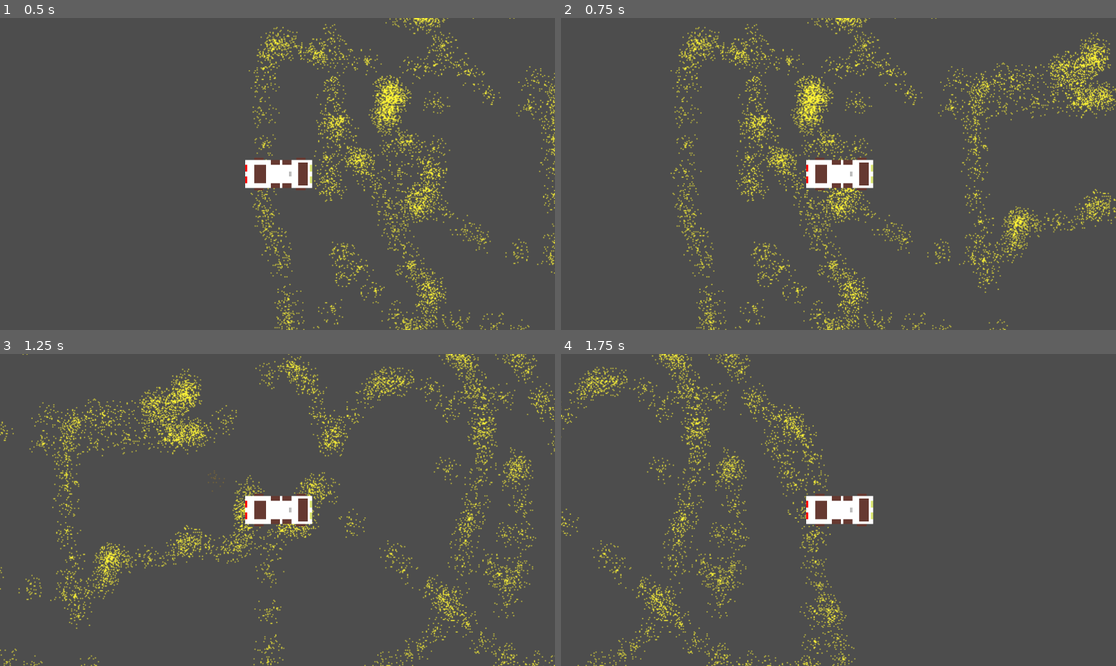
Above: before the commit, frames 1-4 (two rows, left to right).
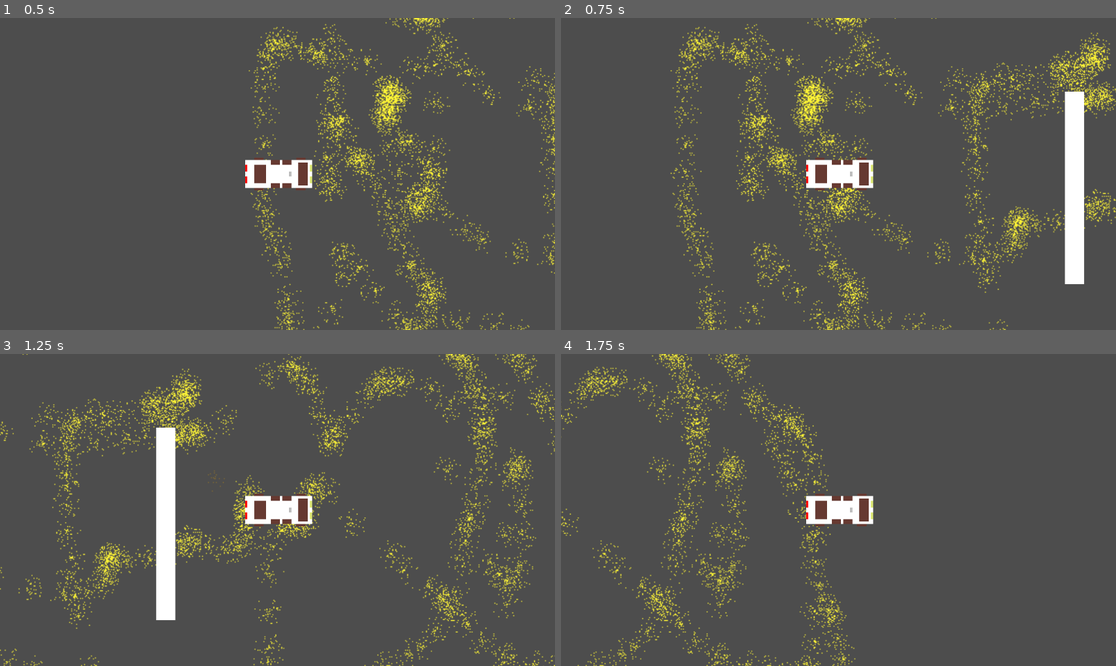
Above: after the commit, the same moments.

Repository: joyel24/TopDownCar
Game: Godot game, scene res://world.tscn
Same seed, same stepped clock (60 frames per second), same inputs: the game is played once before the commit and once after it.
Inputs:
- Up to frame 1 (0.5 s): no input
- Up to frame 2 (0.75 s): tap Enter at 0.5 s; hold Up (ui_up) from 0.53 s (still down)
- Up to frame 3 (1.25 s): keep holding Up (ui_up)
- Up to frame 4 (1.75 s): keep holding Up (ui_up)

Frame 1 is identical in both runs. In frame 2, 2.2% of the frame differs, in the area x 90-95%, y 23-86%; in frame 3, 2.2%, in the area x 28-32%, y 23-86%; in frame 4, nothing differs.

Commit message:
add wall + clean code

Diff:
--- a/WhiteCar.gd
+++ b/WhiteCar.gd
@@ -7,10 +7,8 @@
 	var direction = Input.get_axis("ui_left", "ui_right")
 	if direction:
 		self.rotation += direction / 10
-	else:
-		velocity.x = move_toward(velocity.x, 0, SPEED)
 
-	velocity = transform.x * Input.get_axis("ui_down", "ui_up") * SPEED
+	velocity = transform.x * Input.get_axis("ui_down", "ui_up") * SPEED #Move
 
 
 	move_and_slide()
--- /dev/null
+++ b/wall.tscn
@@ -0,0 +1,16 @@
+[gd_scene load_steps=2 format=3 uid="uid://bxjlkvbh1gbxs"]
+
+[sub_resource type="RectangleShape2D" id="RectangleShape2D_jgo14"]
+size = Vector2(40, 399)
+
+[node name="wall" type="Node2D"]
+
+[node name="ColorRect" type="ColorRect" parent="."]
+offset_left = -20.0
+offset_top = -200.0
+offset_right = 20.0
+offset_bottom = 200.0
+
+[node name="CollisionShape2D" type="CollisionShape2D" parent="."]
+position = Vector2(0, -0.5)
+shape = SubResource("RectangleShape2D_jgo14")
--- a/world.tscn
+++ b/world.tscn
@@ -1,8 +1,9 @@
-[gd_scene load_steps=4 format=3 uid="uid://da0d388hf6o4t"]
+[gd_scene load_steps=5 format=3 uid="uid://da0d388hf6o4t"]
 
 [ext_resource type="Script" path="res://world.gd" id="1_2xlqq"]
 [ext_resource type="PackedScene" uid="uid://csbolk86m8qdh" path="res://white_car.tscn" id="2_8t5ck"]
 [ext_resource type="Texture2D" uid="uid://de0l8e6vxbpuf" path="res://sprites/Sprite-0004.png" id="2_xrmen"]
+[ext_resource type="PackedScene" uid="uid://bxjlkvbh1gbxs" path="res://wall.tscn" id="4_fr41i"]
 
 [node name="world" type="Node2D"]
 script = ExtResource("1_2xlqq")
@@ -18,3 +19,6 @@
 position = Vector2(97, 184)
 
 [node name="Camera2D" type="Camera2D" parent="WhiteCar"]
+
+[node name="wall" parent="." instance=ExtResource("4_fr41i")]
+position = Vector2(876, 213)
